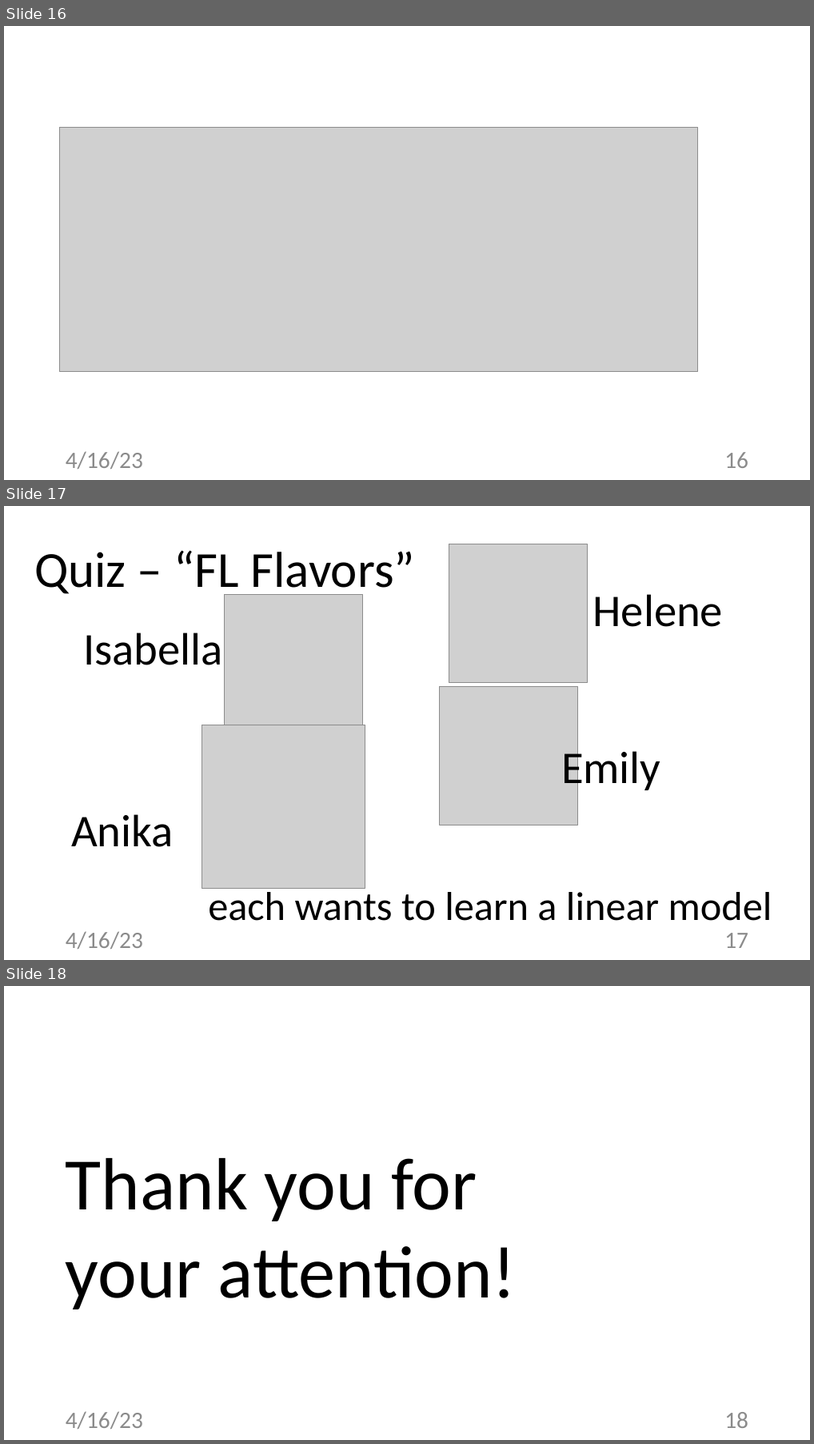
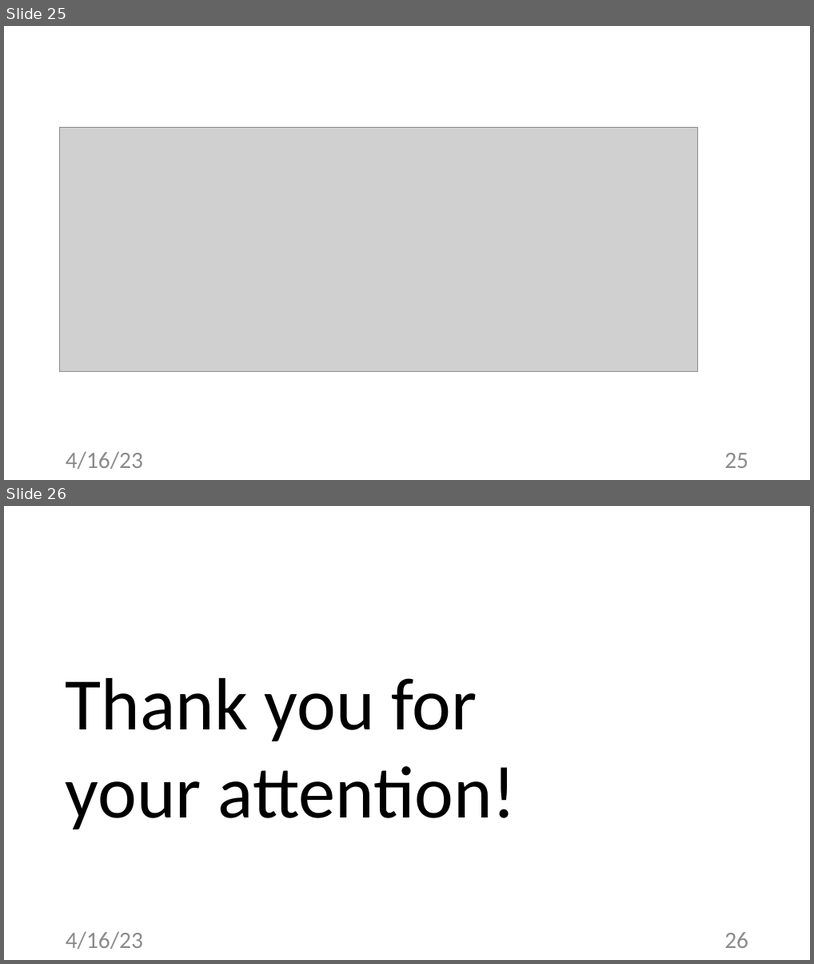
Before and after one commit to alexjungaalto/FederatedLearning, a slide deck: slides/CS-E4740_GraphLearning.pptx. Shown one above the other, each under a label of ours: slides 16, 17 and 18 before the commit, slides 25 and 26 after it. The pictures are 814x1444 and 814x964 pixels, drawn with LibreOffice and Linux fonts; fonts in the diff are those of the drawing; grey boxes stand for pictures. Boxes give left, top, right and bottom in pixels: in the first picture for what was removed or moved away, otherwise in the second. Text is boxed around its words. In the diff, an @@ line names an element or a change of style, - is before the commit and + after.

```diff
--- a/slides/CS-E4740_GraphLearning.pptx
+++ b/slides/CS-E4740_GraphLearning.pptx
@@ slide 17 removed at [4, 506, 810, 960], background #FFFFFF @@
@@ text removed at [34, 550, 415, 600] @@
-Quiz – “FL Flavors”
@@ picture removed at [450, 544, 588, 683] @@
@@ picture removed at [224, 594, 362, 733] @@
@@ text removed at [594, 594, 724, 627] @@
-Helene
@@ text removed at [83, 632, 223, 665] @@
-Isabella
@@ picture removed at [439, 686, 578, 825] @@
@@ picture removed at [202, 724, 366, 888] @@
@@ text removed at [562, 744, 662, 793] @@
-Emily
@@ text removed at [71, 814, 173, 847] @@
-Anika
@@ text removed at [208, 886, 773, 920] @@
-each wants to learn a linear model
@@ text removed at [66, 931, 143, 948] @@
-4/16/23
@@ page number removed at [725, 932, 749, 948] @@
-17
@@ what was slide 16 is now slide 25 @@
@@ page number at [725, 452, 749, 468]: text changed @@
-16
+25
@@ what was slide 18 is now slide 26 @@
@@ page number at [725, 932, 749, 948]: text changed @@
-18
+26
```
Also in this commit, not shown: 4 slides changed, 9 slides added, 3 other files.
